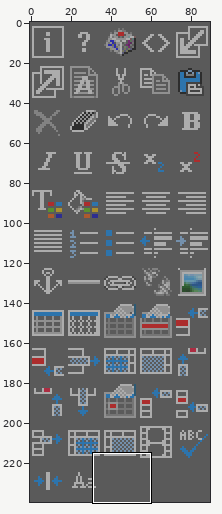
Two states of a sprite sheet, fudge/wysiwyg/images/toolbar_disabled.png. The picture above shows the old version from afar; the outline marks the close-up.
Close-up. Earlier state:
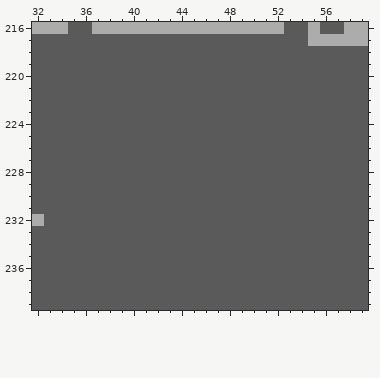
The file is 90x240 pixels. Colours within 5 levels of each other are drawn and written as one. Shown: x 32..59, y 216..239.
The result:
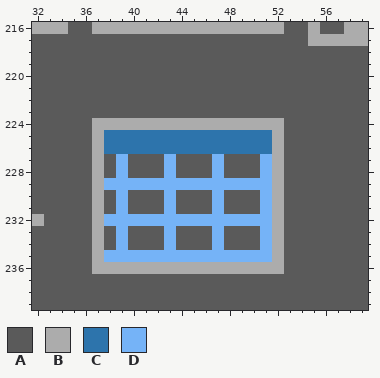
Palette (. is transparent): A #5a5a5a  B #acacac  C #2d74ac  D #75b3f7
Edits made:
Changed rows in their new state; - is an unchanged pixel.
first column x 37:
224 BBBBBBBBBBBBBBBB
225 BCCCCCCCCCCCCCCB
226 BCCCCCCCCCCCCCCB
227 B-D---D---D---DB
228 B-D---D---D---DB
229 BDDDDDDDDDDDDDDB
230 B-D---D---D---DB
231 B-D---D---D---DB
232 BDDDDDDDDDDDDDDB
233 B-D---D---D---DB
234 B-D---D---D---DB
235 BDDDDDDDDDDDDDDB
236 BBBBBBBBBBBBBBBB
Boxes around the changes in both close-ups, in picture pixels (x1, y1, x2, y2):
changed: (92, 118, 284, 274)
